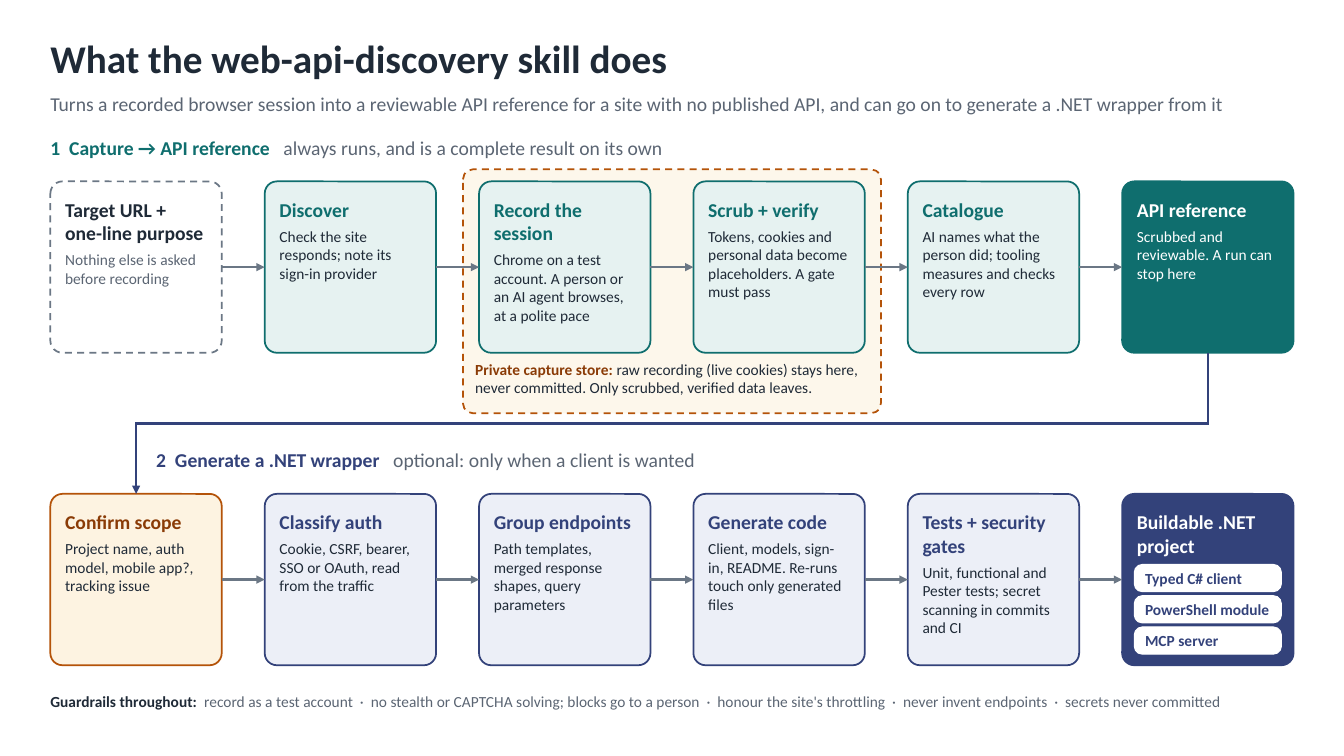
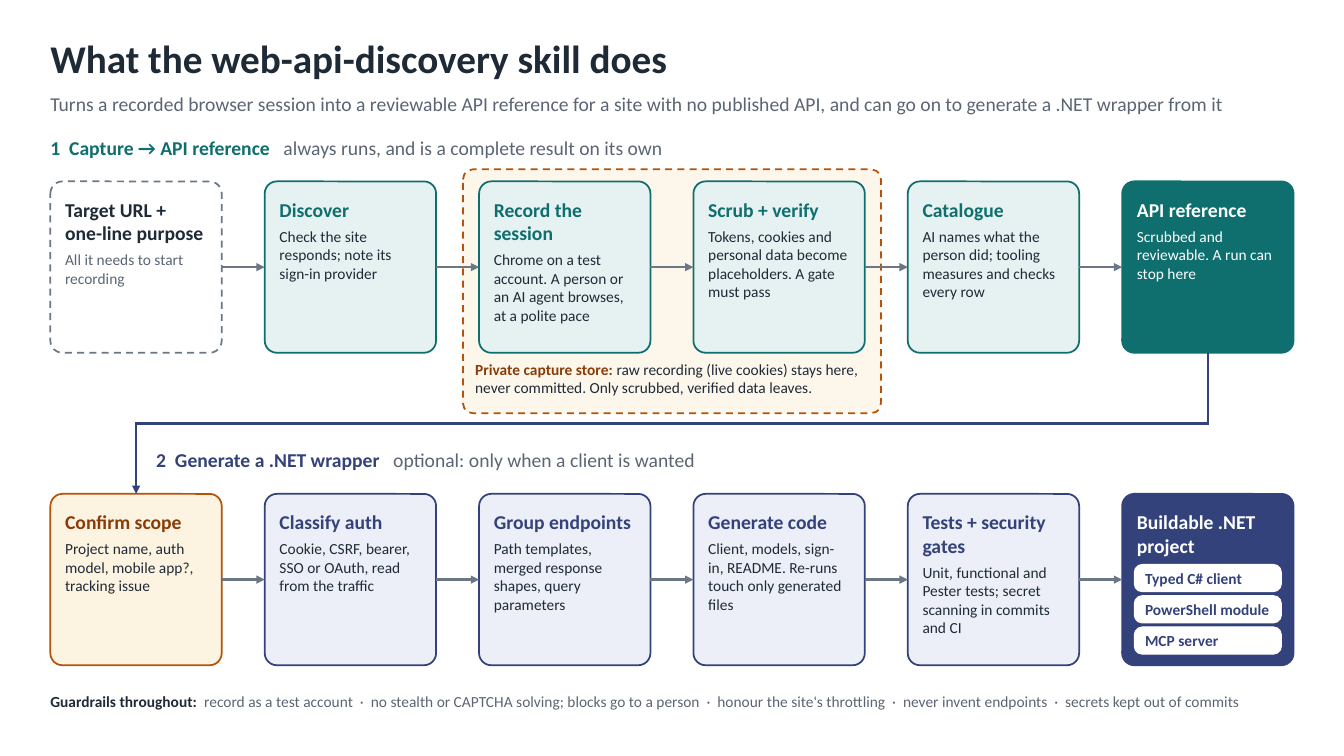
Before and after one commit to IntelliTect-dev/Multiplex, a slide deck: slide 1 of web-api-discovery/docs/web-api-discovery-overview.pptx. Drawn at 1344x756 pixels with LibreOffice and Linux fonts; fonts in the diff are those of the drawing. Boxes give left, top, right and bottom in pixels: in the first picture for what was removed or moved away, otherwise in the second. Text is boxed around its words. In the diff, an @@ line names an element or a change of style, - is before the commit and + after.

```diff
--- a/web-api-discovery/docs/web-api-discovery-overview.pptx
+++ b/web-api-discovery/docs/web-api-discovery-overview.pptx
@@ text in rounded rectangle at (x1=65, y1=254, x2=183, y2=287): text changed @@
-Nothing else is asked before recording
+All it needs to start recording
@@ text at (x1=50, y1=696, x2=1239, y2=710): text changed @@
-Guardrails throughout: record as a test account · no stealth or CAPTCHA solving; blocks go to a person · honour the site's throttling · never invent endpoints · secrets never committed
+Guardrails throughout: record as a test account · no stealth or CAPTCHA solving; blocks go to a person · honour the site's throttling · never invent endpoints · secrets kept out of commits
```
Also in this commit, not shown: 2 other files.
